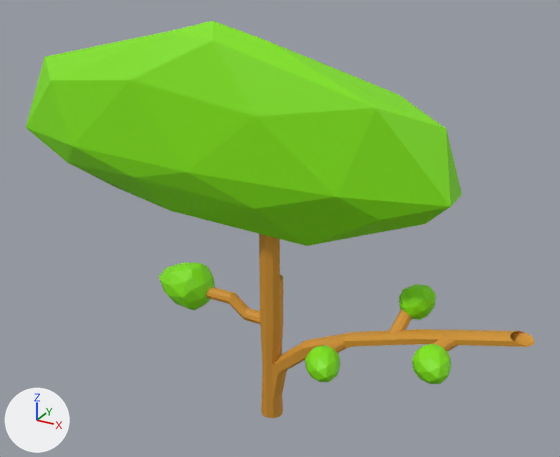
The FBX model Assets/Game/Prefabs/Decor/Arbres/Arbre_Geant.fbx as it was, and as the next commit left it.
Rendered twice from a 50 mm lens placed at (0.143, -0.253, 0.219), pointed at (0.0, 0.008, 0.088). The axes (+X, +Y, +Z) are drawn at lower left. The lights are the same throughout. Where no turn or scale is listed for an object, it has been applied to the vertices. Vertices at the same position are counted once.
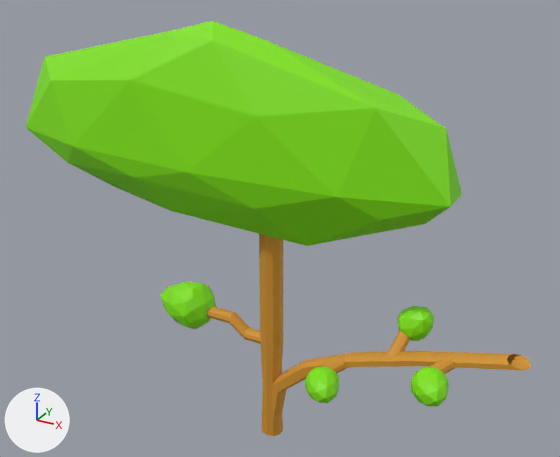
The newer file is also turned or shifted as a whole; pictures and numbers use the older file's frame.

Changed parts and their boxes (x1, y1, x2, y2) in the pictures (560 x 457 px):
'Icosphere', reshaped (14% narrower, 43% shorter)
    before: (26, 21, 535, 418)
    after: (26, 21, 462, 246)
'Cylinder', added
    after: (259, 234, 283, 436)
'Cylinder_002', added (orange)
    after: (262, 351, 531, 425)
'Icosphere_001', added (green)
    after: (160, 282, 216, 329)
'Icosphere_004', added (green)
    after: (411, 367, 449, 406)
'Icosphere_003', added (green)
    after: (305, 366, 339, 403)
'Icosphere_002', added (green)
    after: (397, 306, 434, 341)
'Cylinder_001', added (orange)
    after: (207, 306, 261, 344)
'Cylinder_003', added
    after: (387, 330, 410, 355)
'Cylinder_005', added
    after: (429, 355, 455, 374)
'Cylinder_004', added
    after: (324, 355, 346, 374)
part 1 of me_icosphere, deleted
    before: (159, 234, 535, 418)

What the commit changed:
me_icosphere is used by ob_icosphere; location (-0.0253, 0.0, 0.1263).
me_icosphere had 410 vertices, 548 faces and spanned x -0.1..0.133, y -0.022..0.021, z -0.126..0.046.
me_icosphere no longer uses material mat_bois (orange #d5942e).
me_icosphere no longer uses material mat_bois_001 (orange #d5942e).
me_icosphere now has 42 vertices, 80 faces and spans x -0.1..0.1, y -0.021..0.021, z -0.036..0.046.
me_icosphere part 1: 10 loose pieces with 368 vertices, spanning x -0.034..0.133, y -0.022..0.021, z -0.126..-0.028, are deleted.
me_icosphere no longer uses material mat_feuilles_001 (green #82e700).
me_icosphere no longer uses material mat_feuilles_002 (green #82e700).
Mesh me_cylinder_001 is new.
It has 40 vertices, 32 faces and spans x -0.027..0.0048, y -0.0031..0.0031, z -0.0025..0.0083.
It uses material mat_bois (orange #d5942e).
Mesh me_cylinder_002 is new.
It has 55 vertices, 45 faces and spans x -0.0058..0.107, y -0.0062..0.0039, z -0.0106..0.0549.
It uses material mat_bois (orange #d5942e).
Mesh me_icosphere_003 is new.
It has 42 vertices, 80 faces and spans x -0.0072..0.0074, y -0.0083..0.007, z -0.0072..0.0073.
It uses material mat_feuilles_001 (green #82e700).
Mesh me_cylinder_005 is new.
It has 20 vertices, 12 faces and spans x -0.00522..0.00522, y -0.00641..0.00641, z -0.00339..0.00339.
It uses material mat_bois_001 (orange #d5942e).
Mesh me_cylinder_003 is new.
It has 20 vertices, 11 faces and spans x -0.00324..0.00423, y -0.0044..0.01017, z -0.0041..0.00828.
It uses material mat_bois (orange #d5942e).
Mesh me_cylinder_004 is new.
It has 20 vertices, 12 faces and spans x -0.00522..0.00522, y -0.00641..0.00641, z -0.00339..0.00339.
It uses material mat_bois (orange #d5942e).
Mesh me_icosphere_002 is new.
It has 42 vertices, 80 faces and spans x -0.00704..0.00785, y -0.00687..0.00708, z -0.00701..0.00797.
It uses material mat_feuilles (green #82e700).
Mesh me_icosphere_001 is new.
It has 42 vertices, 80 faces and spans x -0.0182..0.011, y -0.011..0.011, z -0.0105..0.0104.
It uses material mat_feuilles (green #82e700).
Mesh me_icosphere_004 is new.
It has 42 vertices, 80 faces and spans x -0.0072..0.0074, y -0.0083..0.007, z -0.0072..0.0073.
It uses material mat_feuilles_002 (green #82e700).
Mesh me_cylinder is new.
It has 50 vertices, 42 faces and spans x -0.0049..0.0049, y -0.005..0.005, z -0.0343..0.0743.
It uses material mat_bois (orange #d5942e).
Object 'Cylinder_001' (ob_cylinder_001) is new; it shows me_cylinder_001.
Its location is (-0.0076, 0.0, 0.0377).
Object 'Cylinder_002' (ob_cylinder_002) is new; it shows me_cylinder_002.
Its location is (0.0011, 0.0011, 0.0056).
Object 'Icosphere_003' (ob_icosphere_003) is new; it shows me_icosphere_003.
Its location is (0.0314, -0.014, 0.0342).
Object 'Cylinder_005' (ob_cylinder_005) is new; it shows me_cylinder_005.
Its location is (0.0772, -0.0054, 0.052).
Object 'Cylinder_003' (ob_cylinder_003) is new; it shows me_cylinder_003.
Its location is (0.0557, 0.0035, 0.0477).
Object 'Cylinder_004' (ob_cylinder_004) is new; it shows me_cylinder_004.
Its location is (0.033, -0.0054, 0.0379).
Object 'Icosphere_002' (ob_icosphere_002) is new; it shows me_icosphere_002.
Its location is (0.0591, 0.0143, 0.056).
Object 'Icosphere_001' (ob_icosphere_001) is new; it shows me_icosphere_001.
Its location is (-0.0415, 0.0, 0.0445).
Object 'Icosphere_004' (ob_icosphere_004) is new; it shows me_icosphere_004.
Its location is (0.0756, -0.014, 0.0483).
Object 'Cylinder' (ob_cylinder) is new; it shows me_cylinder.
Its location is (0.0, 0.0, 0.0245).
